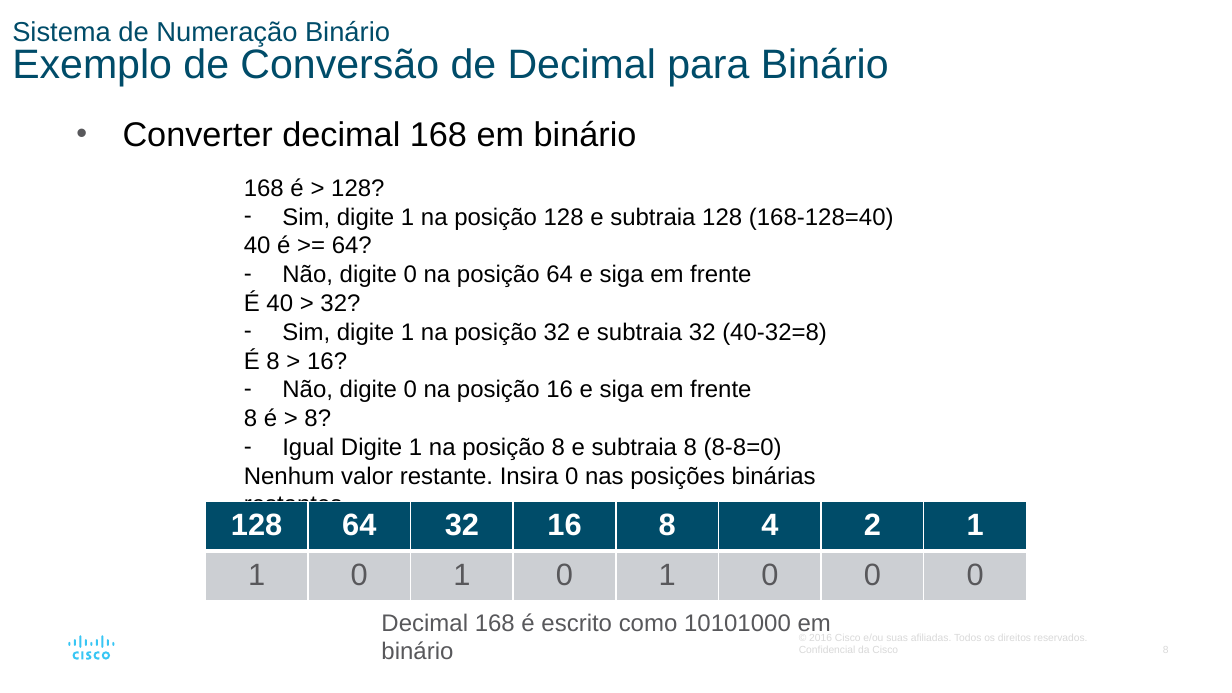
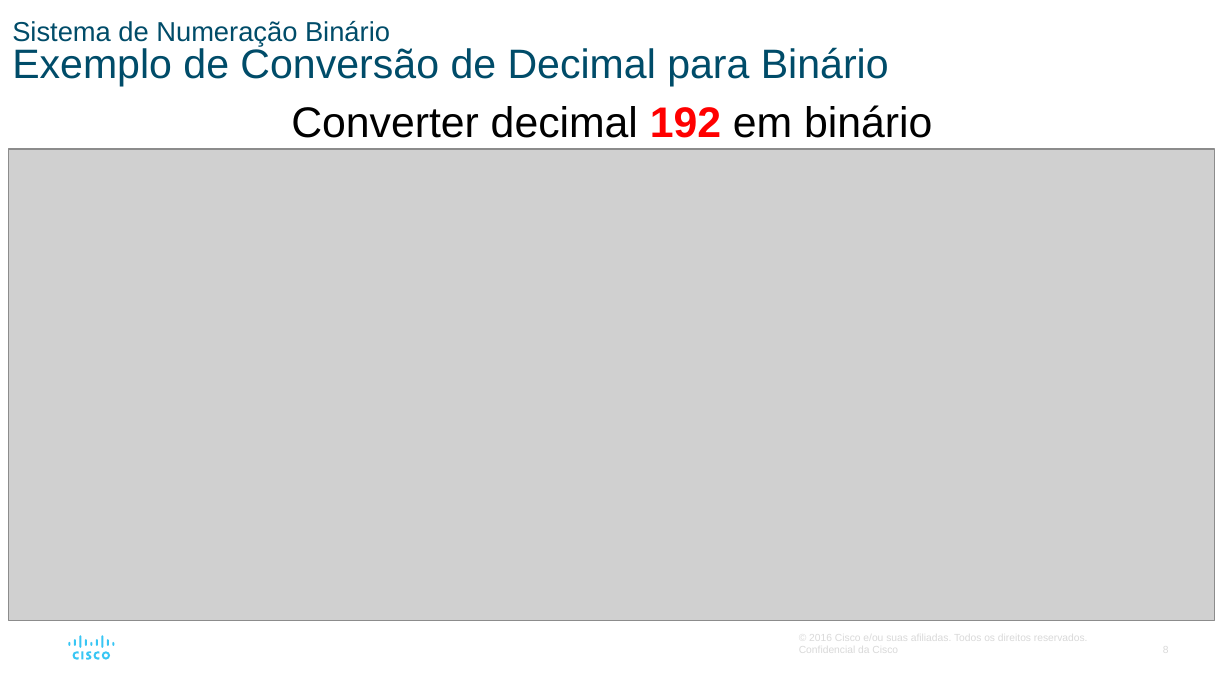
Before and after one commit to vaamonde/netacad, a slide deck: slide 8 of 02-CCNA-200-301-v7/01-CCNA-IntroducaoAsRedes-v7.02/01-Modulo01-PPTS/Modulo05-SistemaNumerico.pptx. Drawn at 1232x693 pixels with LibreOffice and Linux fonts; fonts in the diff are those of the drawing; grey boxes stand for pictures. Boxes give left, top, right and bottom in pixels: in the first picture for what was removed or moved away, otherwise in the second. Text is boxed around its words. In the diff, an @@ line names an element or a change of style, - is before the commit and + after.

```diff
--- a/02-CCNA-200-301-v7/01-CCNA-IntroducaoAsRedes-v7.02/01-Modulo01-PPTS/Modulo05-SistemaNumerico.pptx
+++ b/02-CCNA-200-301-v7/01-CCNA-IntroducaoAsRedes-v7.02/01-Modulo01-PPTS/Modulo05-SistemaNumerico.pptx
@@ text at (291,105,932,138): text changed; size 20 to 25 pt @@
-• Converter decimal 168 em binário
+Converter decimal 192 em binário
@@ picture added at (9,149,1215,621) @@
@@ text removed at (244,178,894,489) @@
-168 é > 128?
-– Sim, digite 1 na posição 128 e subtraia 128 (168-128=40)
-40 é >= 64?
-– Não, digite 0 na posição 64 e siga em frente
-É 40 > 32?
-– Sim, digite 1 na posição 32 e subtraia 32 (40-32=8)
-É 8 > 16?
-– Não, digite 0 na posição 16 e siga em frente
-8 é > 8?
-– Igual Digite 1 na posição 8 e subtraia 8 (8-8=0)
-Nenhum valor restante. Insira 0 nas posições binárias restantes
@@ table removed at (206,501,1024,601), 2 rows, 8 columns @@
-128 | 64 | 32 | 16 | 8 | 4 | 2 | 1
-1 | 0 | 1 | 0 | 1 | 0 | 0 | 0
@@ text removed at (381,613,831,659) @@
-Decimal 168 é escrito como 10101000 em binário
```
Also in this commit, not shown: 11 other slides changed, 7 other files.
